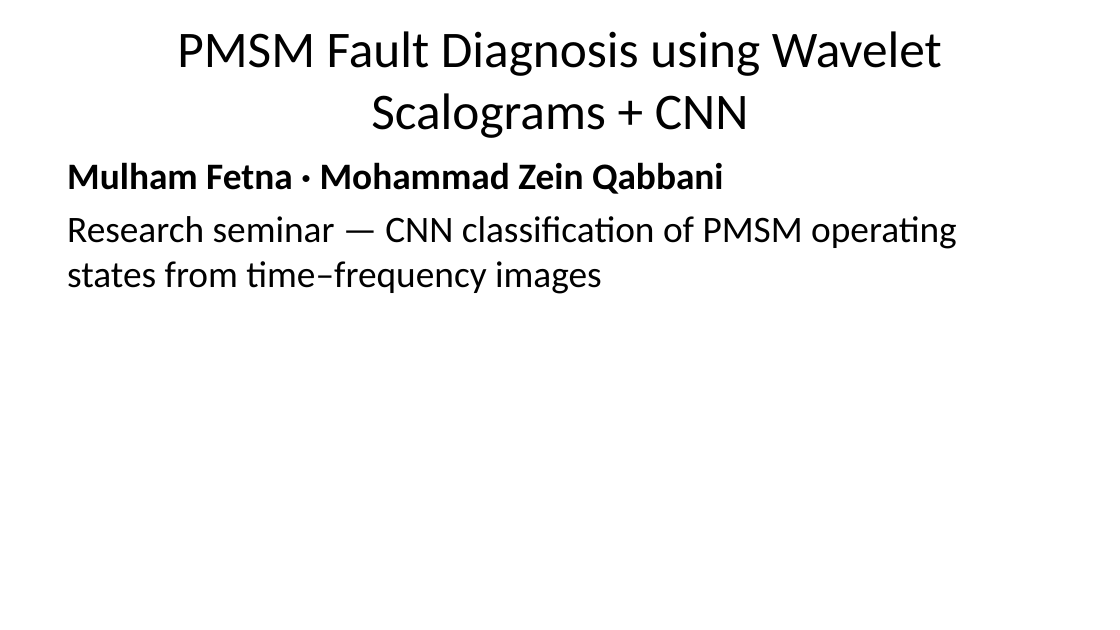
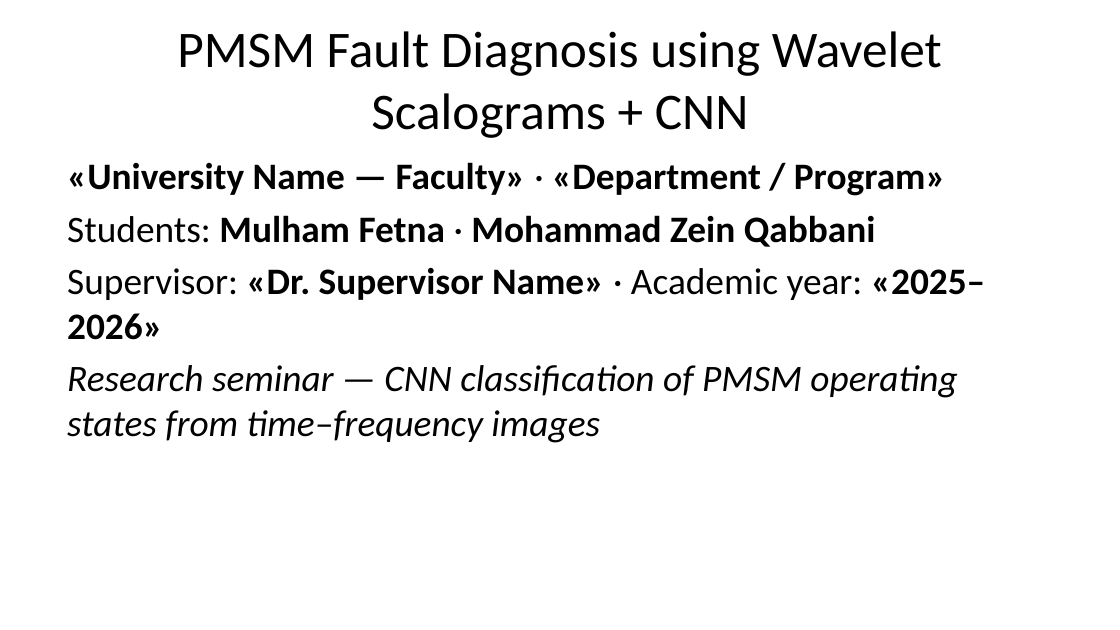
Before and after one commit to molhamfetnah/pmsm-fault-diagnosis-cnn-scalogram, a slide deck: slide 2 of docs/build/slides.pptx. Drawn at 1120x630 pixels with LibreOffice and Linux fonts; fonts in the diff are those of the drawing. Boxes give left, top, right and bottom in pixels: in the first picture for what was removed or moved away, otherwise in the second. Text is boxed around its words. In the diff, an @@ line names an element or a change of style, - is before the commit and + after.

```diff
--- a/docs/build/slides.pptx
+++ b/docs/build/slides.pptx
@@ text at [67, 162, 985, 340]: text changed @@
-Mulham Fetna · Mohammad Zein Qabbani
+«University Name — Faculty» · «Department / Program»
+Students: Mulham Fetna · Mohammad Zein Qabbani
+Supervisor: «Dr. Supervisor Name» · Academic year: «2025–2026»
@@ text at [67, 365, 957, 443]: italic on in "Research seminar — CNN classification of PMSM ..." @@
```
Also in this commit, not shown: 10 other files.
